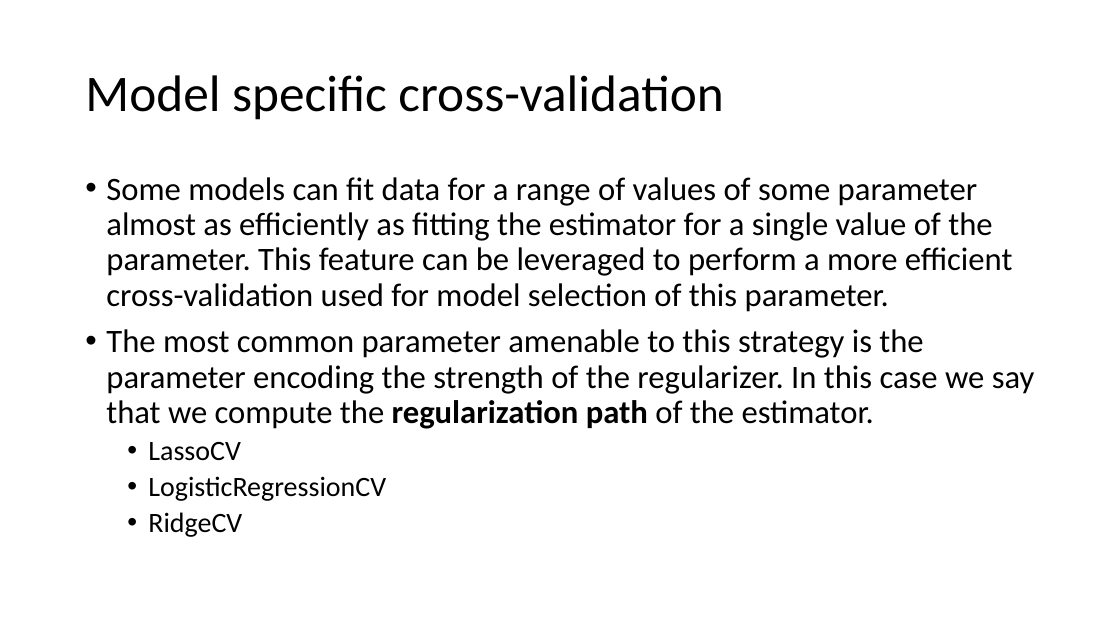
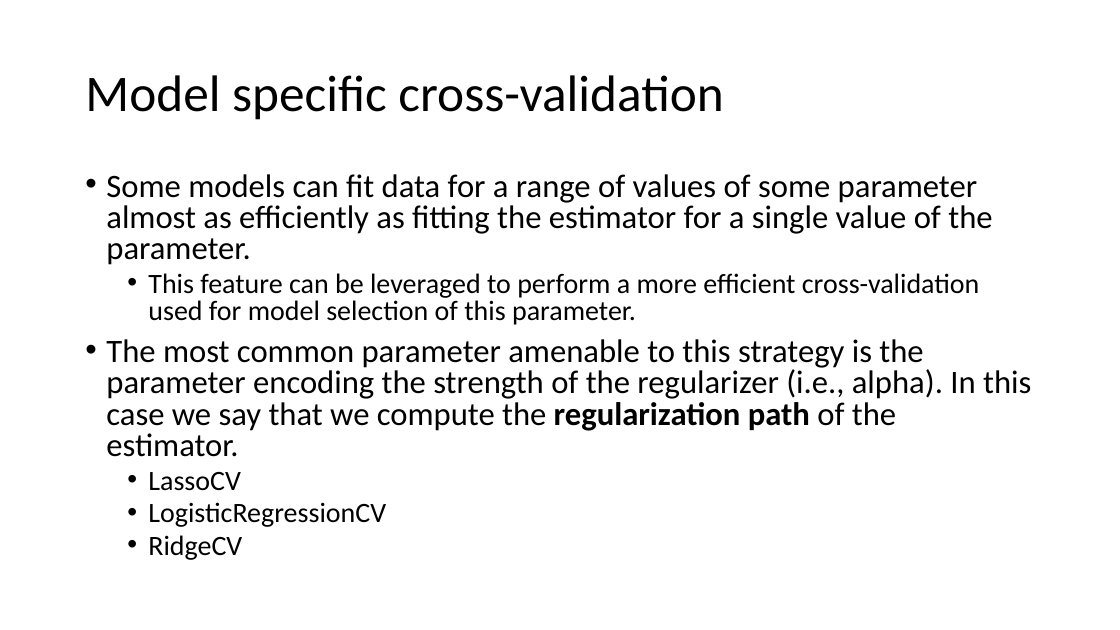
Before and after one commit to FranzGH/IoT_ML, a slide deck: slide 41 of Model selection.pptx (slide 39 before the commit). Drawn at 1120x630 pixels with LibreOffice and Linux fonts; fonts in the diff are those of the drawing. Boxes give left, top, right and bottom in pixels: in the first picture for what was removed or moved away, otherwise in the second. Text is boxed around its words. In the diff, an @@ line names an element or a change of style, - is before the commit and + after.

Commit message:
Model selection

```diff
--- a/Model selection.pptx
+++ b/Model selection.pptx
@@ text at bbox=[106, 174, 1031, 457]: text changed @@
-• Some models can fit data for a range of values of some parameter almost as efficiently as fitting the estimator for a single value of the parameter. This feature can be leveraged to perform a more efficient cross-validation used for model selection of this parameter.
-• The most common parameter amenable to this strategy is the parameter encoding the strength of the regularizer. In this case we say that we compute the regularization path of the estimator.
+• Some models can fit data for a range of values of some parameter almost as efficiently as fitting the estimator for a single value of the parameter.
+  • This feature can be leveraged to perform a more efficient cross-validation used for model selection of this parameter.
+• The most common parameter amenable to this strategy is the parameter encoding the strength of the regularizer (i.e., alpha). In this case we say that we compute the regularization path of the estimator.
@@ text at bbox=[148, 472, 386, 560]: line spacing 0.9 to 0.8 @@
```
Also in this commit, not shown: 23 other slides changed, 3 slides added, 1 slide removed, 8 other files.
